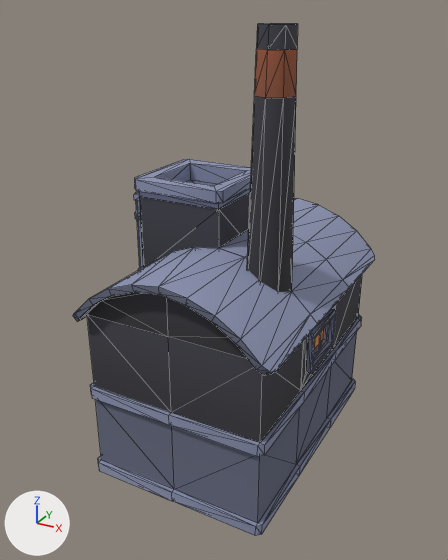
One commit to the glTF model kenney/city-kit-industrial/building-n.glb: the scene before it, then after it.
One viewpoint serves both versions: a 50 mm camera at (0.779, -2.956, 1.957) aimed at (-0.488, -0.653, 0.806). Lighting does not change. The marker at lower left points along +X, +Y and +Z. The first picture is the older version. Mesh edges are drawn as thin lines. Vertices at exactly the same position are counted once.

The first picture shows 'building-n'.
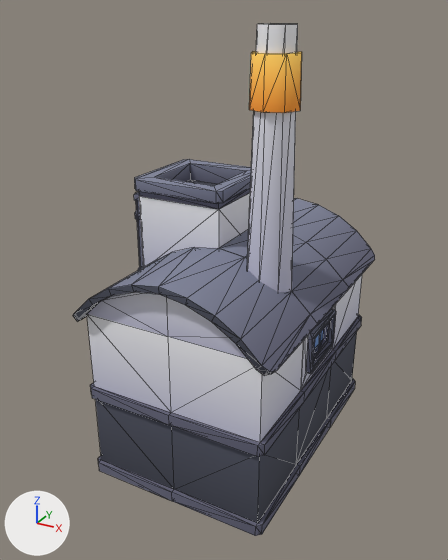
Boxes [x1, y1, x2, y2] around the edits, measured in the pictures (448 x 560 px; the box of a moved part takes in the faces that stretch with it):
part 1 of me_building_n, added (orange)
    after: [249, 51, 302, 113]
part 2 of me_building_n, moved or reshaped
    both: [220, 24, 362, 402]
part 3 of me_building_n, surface changed
    both: [73, 23, 375, 536]
part 4 of me_building_n, recoloured
    both: [314, 330, 323, 349]

Edits to the bpy script that builds the scene:
```text
Add mat_colormap_specular:
    mat_colormap_specular = bpy.data.materials.new('colormap-specular')
    # uses the picture img_colormap
Change me_building_n:
    used by ob_building_n; location = (0.0, 0.0, 0.0)
    remove me_building_n.from_pydata(...)  # 794 vertices, 1266 faces; spans x -0.94..0.04, y -1.27..0.15, z 0.0..1.9
    add me_building_n.from_pydata(...)  # 793 vertices, 1262 faces; spans x -0.94..0.04, y -1.27..0.15, z 0.0..1.9
    me_building_n part 1: a new loose piece, an 8-sided cylinder along z spanning x -0.28..-0.08, y -0.92..-0.72, z 1.62..1.81, in mat_colormap
    me_building_n part 2
    24 vertices are removed from x -0.26..-0.1, y -0.9..-0.74, z 1.67..1.82
    113 faces are deleted
    1 vertex is added at (-0.08, -0.82, 0.9)
    6 new vertices lie (0.0, 0.4, 0.0) away from vertices in x -0.82..0.04, y -1.22..-0.82, z 0.79..1.2
    81 new faces join them, mat_colormap
    me_building_n part 3: 1153 kept faces spanning x -0.94..0.04, y -1.27..0.15, z 0.0..1.9 get new texture (UV) coordinates
    me_building_n part 4: 6 faces spanning x -0.72..-0.04, y -0.72..-0.04, z 0.55..0.67 switch from mat_colormap to mat_colormap_specular
```
